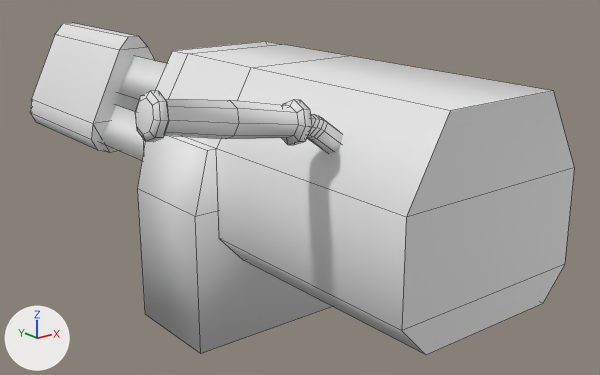
Two versions of the Blender file assets/Models/Minigun.blend, one commit apart.
Camera for both pictures: a 50 mm camera at (-1.5, -1.68, 0.67) aimed at (0.15, 0.38, -0.16). Lighting does not change. The marker at lower left points along +X, +Y and +Z. Mesh edges are drawn as thin lines.
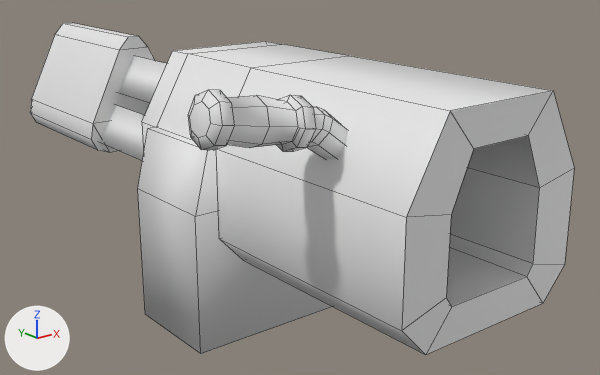
Commit message: Updated Minigun Model

Pixel boxes (x1, y1, x2, y2) of what changed, in the pictures (600 x 375 px):
```json
{"object": "Cube.001", "change": "reshaped", "before": [143, 41, 574, 355], "after": [142, 41, 574, 355]}
{"object": "Cylinder.004", "change": "reshaped, moved", "before": [136, 91, 312, 145], "after": [188, 90, 316, 151], "on screen": "27% narrower, 13% taller"}
{"object": "Cube.003", "change": "reshaped", "before": [307, 114, 343, 153], "after": [307, 106, 348, 159]}
{"part": 1, "of": "me_cube_004", "change": "built on", "before": [402, 91, 574, 355], "after": [402, 91, 574, 355]}
```

The change, as JSON lines over the scene's bpy script:
```json
{"block": "me_cube_004", "where": "# used by ob_cube_001; location = (0.0, 0.27, 0.0)"}
{"op": "remove", "block": "me_cube_004", "code": "me_cube_004.from_pydata(...)  # 32 vertices, 28 faces; spans x -0.3..0.3, y -0.81..0.33, z -0.259..0.3"}
{"op": "add", "block": "me_cube_004", "code": "me_cube_004.from_pydata(...)  # 48 vertices, 44 faces; spans x -0.3..0.3, y -0.81..0.33, z -0.259..0.3"}
{"block": "me_cube_004", "change": "me_cube_004 part 1"}
{"block": "me_cube_004", "change": "3 faces are deleted"}
{"block": "me_cube_004", "change": "8 vertices are added at x -0.159..0.159, y -0.81, z -0.163..0.204"}
{"block": "me_cube_004", "change": "8 new vertices lie (0.0, 0.464, 0.0) away from vertices in x -0.159..0.159, y -0.81, z -0.163..0.204"}
{"block": "me_cube_004", "change": "19 new faces join them"}
{"block": "me_cylinder_005", "where": "# used by ob_cylinder_004; location = (-0.545, -0.24, 0.28)"}
{"op": "remove", "block": "me_cylinder_005", "code": "me_cylinder_005.from_pydata(...)  # 65 vertices, 65 faces; spans x -0.195..0.203, y -0.051..0.051, z -0.085..0.082"}
{"op": "add", "block": "me_cylinder_005", "code": "me_cylinder_005.from_pydata(...)  # 65 vertices, 65 faces; spans x -0.207..0.068, y -0.066..0.066, z -0.073..0.096"}
{"block": "me_cylinder_005", "change": "me_cylinder_005 part 2: 65 of 65 vertices moved; they spanned x -0.195..0.203, y -0.051..0.051, z -0.085..0.082 and now span x -0.207..0.068, y -0.066..0.066, z -0.073..0.096; mean shift (-0.066, 0.0, 0.012); largest move (0.175, 0.051, -0.031) -> (0.026, 0.066, -0.005)"}
{"block": "me_cube_006", "where": "# used by ob_cube_003; location = (-0.24, -0.24, 0.18)"}
{"op": "remove", "block": "me_cube_006", "code": "me_cube_006.from_pydata(...)  # 50 vertices, 48 faces; spans x -0.129..0.042, y -0.03..0.03, z -0.042..0.09"}
{"op": "add", "block": "me_cube_006", "code": "me_cube_006.from_pydata(...)  # 34 vertices, 32 faces; spans x -0.154..0.059, y -0.051..0.051, z -0.06..0.11"}
{"block": "me_cube_006", "change": "me_cube_006 part 3: the whole mesh is rebuilt"}
{"op": "set", "path": "ob_cylinder_004.location", "old": "(-0.545, -0.24, 0.28)", "new": "(-0.408, -0.24, 0.253)"}
```
